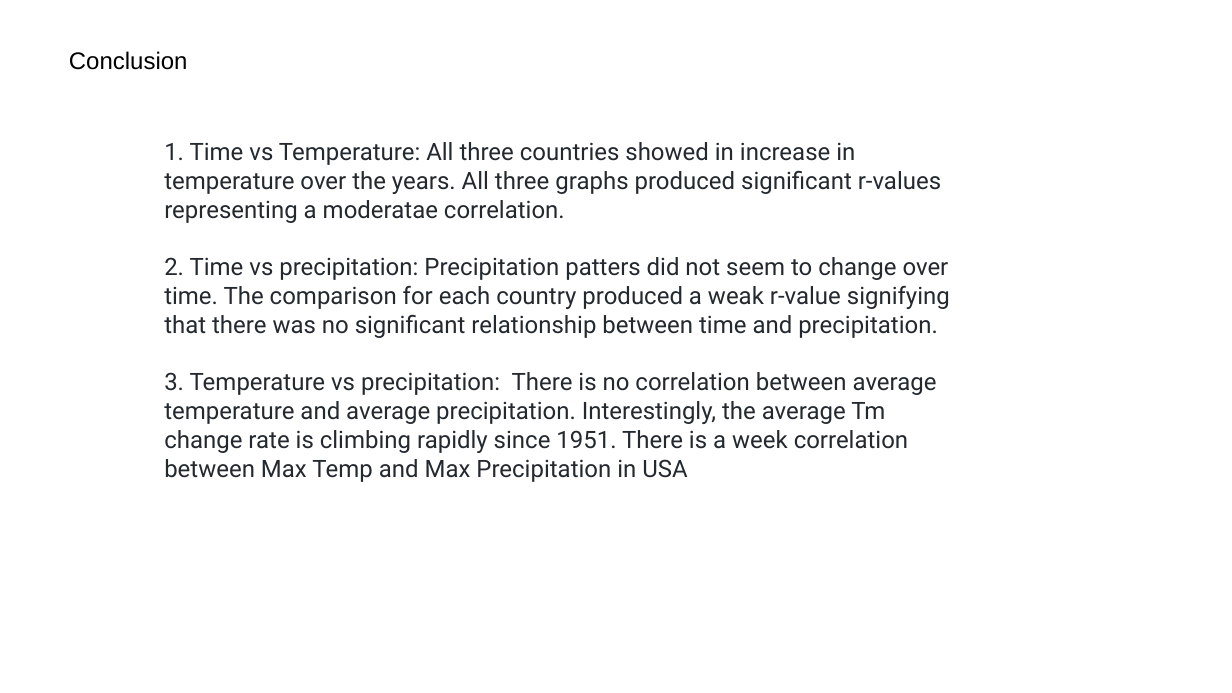
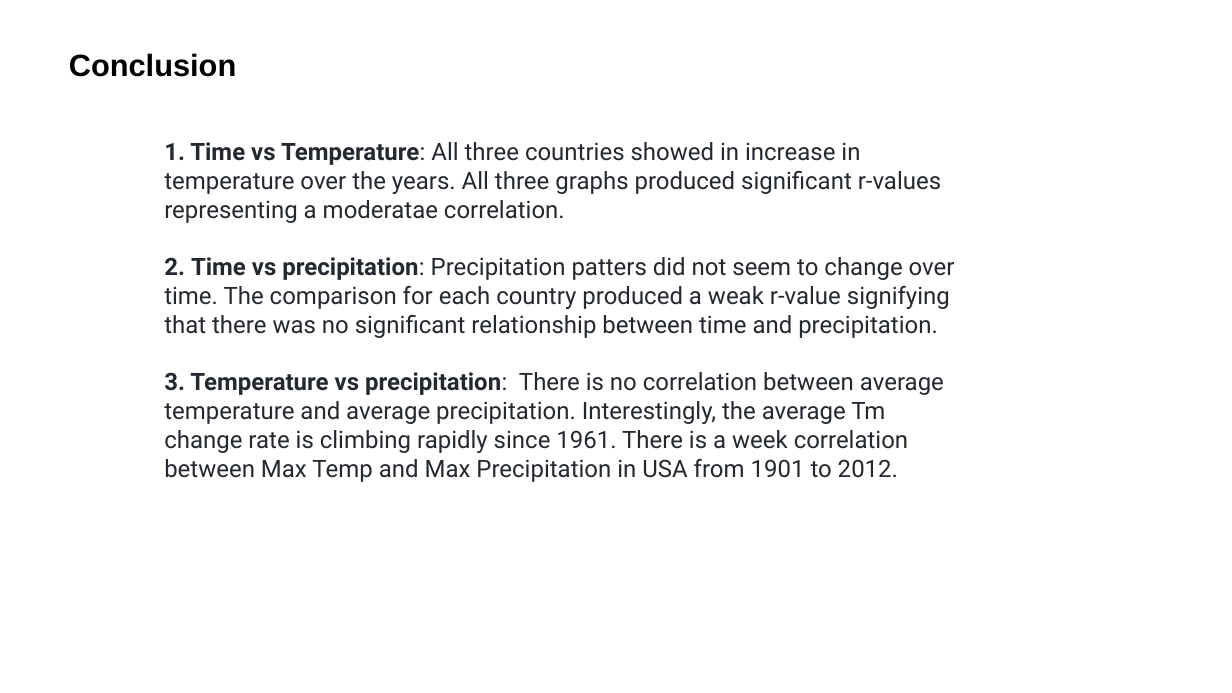
Before and after one commit to LineaFuller/Project_1, a slide deck: slide 14 of Project 1 final.pptx. Drawn at 1232x693 pixels with LibreOffice and Linux fonts; fonts in the diff are those of the drawing. Boxes give left, top, right and bottom in pixels: in the first picture for what was removed or moved away, otherwise in the second. Text is boxed around its words. In the diff, an @@ line names an element or a change of style, - is before the commit and + after.

```diff
--- a/Project 1 final.pptx
+++ b/Project 1 final.pptx
@@ text "Conclusion" at [69, 53, 236, 77]: size 14 to 18 pt, bold on @@
@@ text at [164, 142, 955, 338]: bold on in "1. Time vs Temperature:", "2. Time vs precipitation:" @@
@@ text at [164, 372, 944, 482]: text changed @@
-3. Temperature vs precipitation: There is no correlation between average temperature and average precipitation. Interestingly, the average Tm change rate is climbing rapidly since 1951. There is a week correlation between Max Temp and Max Precipitation in USA
+3. Temperature vs precipitation: There is no correlation between average temperature and average precipitation. Interestingly, the average Tm change rate is climbing rapidly since 1961. There is a week correlation between Max Temp and Max Precipitation in USA from 1901 to 2012.
```
Also in this commit, not shown: 5 other slides changed, 7 other files.
